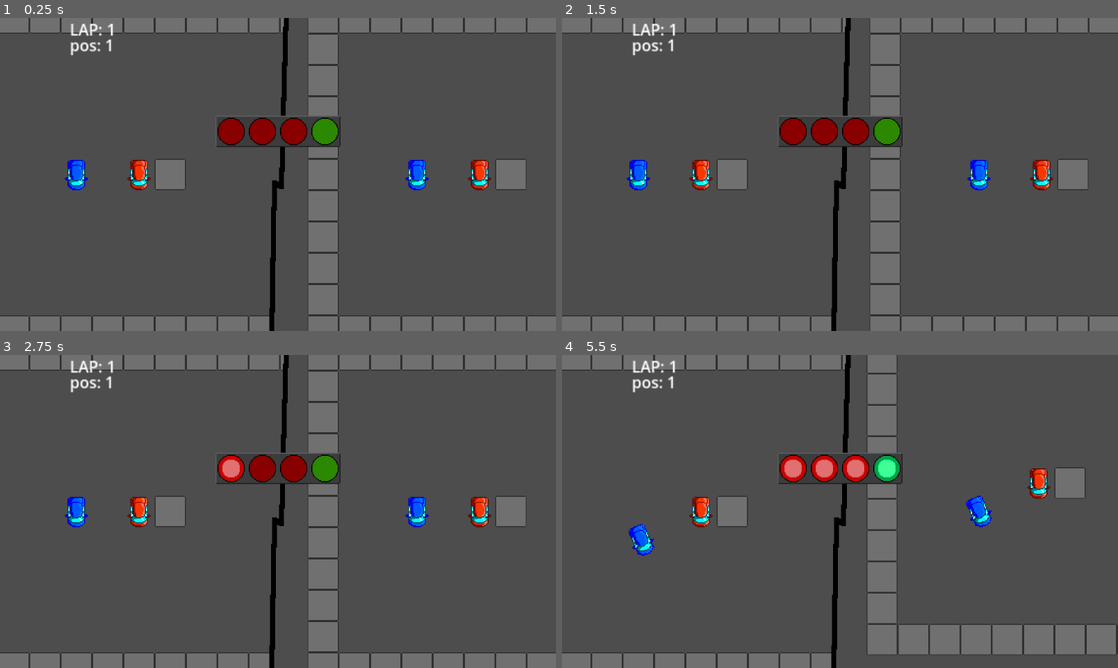
Above: before the commit, frames 1-4 (two rows, left to right).
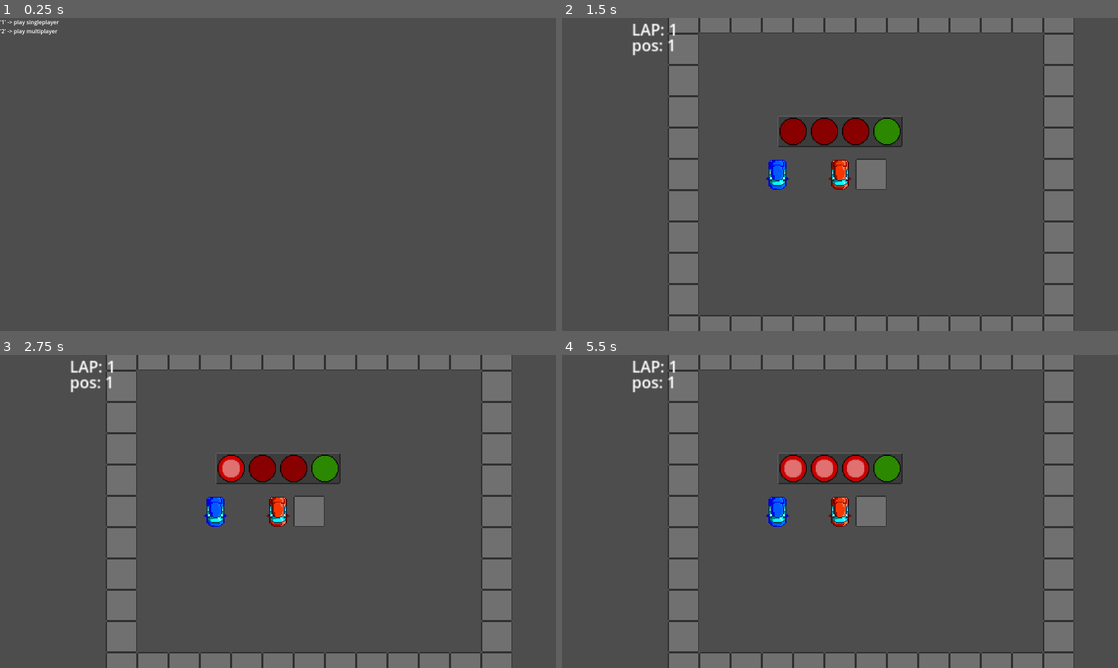
Above: after the commit, the same moments.

Repository: abam-iksde/piiws-sem2
Game: Godot game, scene res://scenes/scenes/temp_menu.tscn
Two runs of this game, one before a commit and one after it. Both use one fixed random seed, a clock stepped at 60 frames per second and the inputs below. Before the commit the project starts from res://scenes/scenes/test_scene.tscn.
Inputs:
- Up to frame 1 (0.25 s): no input
- Up to frame 2 (1.5 s): tap Enter at 0.5 s; hold 1 0.53-1.28 s; tap 2 at 0.8, 1.35 s; tap Space at 1.25 s
- Up to frame 3 (2.75 s): tap 1 at 1.55 s; tap Enter at 2 s; hold 1 from 2.03 s (still down); tap 2 at 2.3 s
- Up to frame 4 (5.5 s): release 1 at 2.78 s; tap 2 at 2.85, 3.8, 4.35, 5.3 s; tap 1 at 3.05, 4.55 s; tap Space at 3.5 s; hold 1 3.53-4.28 s; tap Enter at 5 s; hold 1 from 5.03 s (still down)

The runs differ from the first frame. In frame 1, 18% of the frame differs, in the area x 0-100%, y 0-100%; in frame 2, 21%; in frame 3, 21%; in frame 4, 26%.

Commit message:
🧐 Add single<->multi player setting (#32)

Diff:
--- a/project.godot
+++ b/project.godot
@@ -11,7 +11,7 @@
 [application]
 
 config/name="piiws-sem2"
-run/main_scene="res://scenes/scenes/test_scene.tscn"
+run/main_scene="res://scenes/scenes/temp_menu.tscn"
 config/features=PackedStringArray("4.0", "Forward Plus")
 config/icon="res://icon.svg"
 
@@ -23,6 +23,7 @@
 Race="*res://scripts/autoloads/race.gd"
 Prefabs="*res://scripts/autoloads/prefabs.gd"
 Sounds="*res://scenes/prefabs/autoload/sounds.tscn"
+RaceSettings="*res://scripts/autoloads/race_settings.gd"
 
 [display]
 
--- a/scenes/prefabs/visuals/world_viewport_container_singleplayer.tscn
+++ b/scenes/prefabs/visuals/world_viewport_container_singleplayer.tscn
@@ -13,15 +13,14 @@
 stretch = true
 script = ExtResource("1_nmnvt")
 
-[node name="world_viewport" type="SubViewport" parent="."]
+[node name="viewport" type="SubViewport" parent="."]
 handle_input_locally = false
 size = Vector2i(1600, 900)
 render_target_update_mode = 4
 
-[node name="camera" type="Camera3D" parent="world_viewport" node_paths=PackedStringArray("parent")]
+[node name="camera" type="Camera3D" parent="viewport"]
 transform = Transform3D(1, -6.97574e-16, -1.52459e-23, -1.5246e-23, -4.37114e-08, 1, -6.97574e-16, -1, -4.37114e-08, 1, 10, 1)
 projection = 1
 current = true
 size = 20.0
 script = ExtResource("2_vjbqw")
-parent = NodePath("../../../world/vehicle")
--- /dev/null
+++ b/scenes/scenes/temp_menu.tscn
@@ -0,0 +1,52 @@
+[gd_scene load_steps=2 format=3 uid="uid://chnrt6rgmqwnw"]
+
+[sub_resource type="GDScript" id="GDScript_whrbl"]
+script/source = "extends Control
+
+func start_singleplayer():
+  RaceSettings.race_settings = {}
+  get_tree().change_scene_to_file('res://scenes/scenes/test_scene.tscn')
+
+func start_multiplayer():
+  RaceSettings.race_settings = {
+    'players': [
+      {
+        texture = preload('res://textures/vehicles/car_red.png'),
+        viewport = ['splitscreen', preload('res://textures/splitscreen/player1.png'), Vector2(0.25, 0.0)],
+        input = ['human', 'p1'],
+        start_spot = 0,
+        is_main = true,
+      },
+      {
+        texture = preload('res://textures/vehicles/car_blue.png'),
+        viewport = ['splitscreen', preload('res://textures/splitscreen/player2.png'), Vector2(-0.25, 0.0)],
+        input = ['human', 'p2'],
+        start_spot = 1,
+        is_main = false,
+      },
+    ],
+  }
+  get_tree().change_scene_to_file('res://scenes/scenes/test_scene.tscn')
+
+func _physics_process(delta):
+  if Input.is_key_pressed(KEY_1):
+    start_singleplayer()
+  elif Input.is_key_pressed(KEY_2):
+    start_multiplayer()
+"
+
+[node name="menu_lol" type="Control"]
+layout_mode = 3
+anchors_preset = 15
+anchor_right = 1.0
+anchor_bottom = 1.0
+grow_horizontal = 2
+grow_vertical = 2
+script = SubResource("GDScript_whrbl")
+
+[node name="Label" type="Label" parent="."]
+layout_mode = 0
+offset_right = 40.0
+offset_bottom = 23.0
+text = "'1' -> play singleplayer
+'2' -> play multiplayer"
--- a/scenes/scenes/test_scene.tscn
+++ b/scenes/scenes/test_scene.tscn
@@ -1,15 +1,11 @@
-[gd_scene load_steps=29 format=3 uid="uid://dkv3ajkk1i5ff"]
-
-[ext_resource type="PackedScene" uid="uid://cxmeqa2nybtf5" path="res://scenes/prefabs/game/vehicle.tscn" id="1_u24ay"]
-[ext_resource type="Texture2D" uid="uid://cc8mw4oil318l" path="res://textures/vehicles/car_blue.png" id="2_2jq3v"]
+[gd_scene load_steps=25 format=3 uid="uid://dkv3ajkk1i5ff"]
+
 [ext_resource type="Script" path="res://scripts/game/checkpoints_setter.gd" id="2_goyw0"]
 [ext_resource type="Texture2D" uid="uid://bgy8mlrvddxqb" path="res://textures/wall.png" id="2_r52x6"]
 [ext_resource type="Script" path="res://scripts/game/checkpoint.gd" id="3_6dk8c"]
-[ext_resource type="PackedScene" uid="uid://c82h6qmuasmhk" path="res://scenes/prefabs/visuals/world_viewport_container_splitscreen.tscn" id="6_sbco4"]
-[ext_resource type="Texture2D" uid="uid://bh1lkov04g0xp" path="res://textures/splitscreen/player1.png" id="7_q3440"]
+[ext_resource type="Script" path="res://scripts/game/path_map.gd" id="3_7pyt8"]
 [ext_resource type="Script" path="res://scripts/ui/ui.gd" id="8_bjifc"]
 [ext_resource type="Script" path="res://scripts/ui/lap_label.gd" id="8_d8cbk"]
-[ext_resource type="Texture2D" uid="uid://bdfu4jp47bltb" path="res://textures/splitscreen/player2.png" id="8_s5j4q"]
 [ext_resource type="Script" path="res://scripts/ui/position_label.gd" id="9_6p8v7"]
 [ext_resource type="Script" path="res://scripts/ui/verdict_label.gd" id="10_q7ujv"]
 [ext_resource type="Texture2D" uid="uid://cv14eivv6xt08" path="res://textures/countdown/countdown_back.png" id="12_bjjjx"]
@@ -114,7 +110,7 @@
 [sub_resource type="BoxShape3D" id="BoxShape3D_dgob6"]
 size = Vector3(2, 2, 2)
 
-[node name="test_scene" type="Node3D"]
+[node name="track" type="Node3D"]
 
 [node name="world" type="Node3D" parent="."]
 
@@ -155,22 +151,12 @@
 transform = Transform3D(-4.37114e-08, 0, 1, 0, 1, 0, -1, 0, -4.37114e-08, 0, 0, 0)
 shape = SubResource("BoxShape3D_csmlp")
 
-[node name="vehicle" parent="world" instance=ExtResource("1_u24ay")]
-transform = Transform3D(1, 0, 0, 0, 1, 0, 0, 0, 1, 1, 2.08165e-12, 1)
-control_metadata = "p1"
-
-[node name="vehicle2" parent="world" instance=ExtResource("1_u24ay")]
-transform = Transform3D(1, 0, 0, 0, 1, 0, 0, 0, 1, -3, 2.08165e-12, 1)
-texture = ExtResource("2_2jq3v")
-control_type = "npc"
-control_metadata = "p1"
-
 [node name="path_map" type="GridMap" parent="world"]
-visible = false
 mesh_library = SubResource("MeshLibrary_cxem6")
 data = {
 "cells": PackedInt32Array(65535, 1, 3, 65535, 2, 0, 0, 2, 0, 0, 1, 3, 1, 1, 4, 1, 2, 0, 2, 2, 6, 2, 1, 0, 65535, 3, 0,  …(1108 unchanged characters)…
 }
+script = ExtResource("3_7pyt8")
 
 [node name="walls" type="Node3D" parent="world"]
 
@@ -758,6 +744,14 @@
 
 [node name="collision_shape" type="CollisionShape3D" parent="world/walls/wall47"]
 shape = SubResource("BoxShape3D_dgob6")
+
+[node name="start_spots" type="Node3D" parent="world"]
+
+[node name="spot1" type="Node3D" parent="world/start_spots"]
+transform = Transform3D(1, 0, 0, 0, 1, 0, 0, 0, 1, 1, 2.08165e-12, 1)
+
+[node name="spot2" type="Node3D" parent="world/start_spots"]
+transform = Transform3D(1, 0, 0, 0, 1, 0, 0, 0, 1, -3, 2.08165e-12, 1)
 
 [node name="background" type="ColorRect" parent="."]
 anchors_preset = 15
@@ -767,15 +761,13 @@
 grow_vertical = 2
 color = Color(0, 0, 0, 1)
 
-[node name="world_viewport_container_splitscreen" parent="." node_paths=PackedStringArray("camera_parent") instance=ExtResource("6_sbco4")]
-texture = ExtResource("7_q3440")
-camera_screen_offset = Vector2(0.25, 2.08165e-12)
-camera_parent = NodePath("../world/vehicle")
-
-[node name="world_viewport_container_splitscreen2" parent="." node_paths=PackedStringArray("camera_parent") instance=ExtResource("6_sbco4")]
-texture = ExtResource("8_s5j4q")
-camera_screen_offset = Vector2(-0.25, 2.08165e-12)
-camera_parent = NodePath("../world/vehicle2")
+[node name="player_viewports" type="Control" parent="."]
+layout_mode = 3
+anchors_preset = 15
+anchor_right = 1.0
+anchor_bottom = 1.0
+grow_horizontal = 2
+grow_vertical = 2
 
 [node name="ui" type="Control" parent="."]
 layout_mode = 3
@@ -793,7 +785,7 @@
 theme_override_font_sizes/font_size = 16
 text = "LAP: "
 script = ExtResource("8_d8cbk")
-vehicle = NodePath("../../world/vehicle")
+vehicle = NodePath("")
 
 [node name="position_label" type="Label" parent="ui" node_paths=PackedStringArray("vehicle")]
 layout_mode = 0
@@ -803,7 +795,7 @@
 theme_override_font_sizes/font_size = 16
 text = "pos: "
 script = ExtResource("9_6p8v7")
-vehicle = NodePath("../../world/vehicle")
+vehicle = NodePath("")
 
 [node name="verdict_label" type="Label" parent="ui" node_paths=PackedStringArray("vehicle")]
 layout_mode = 1
@@ -816,7 +808,7 @@
 horizontal_alignment = 1
 vertical_alignment = 1
 script = ExtResource("10_q7ujv")
-vehicle = NodePath("../../world/vehicle")
+vehicle = NodePath("")
 
 [node name="countdown" type="TextureProgressBar" parent="ui"]
 texture_filter = 1
--- a/scripts/autoloads/race.gd
+++ b/scripts/autoloads/race.gd
@@ -9,15 +9,43 @@
 var n_players_finished
 var race_started
 var countdown
+var initialized = false
 
-func init(_checkpoints, _laps):
+func init(_checkpoints):
   checkpoints = _checkpoints
-  laps = _laps
+  laps = RaceSettings.get_setting('laps')
+  spawn_players()
   final_positions = {}
   n_players_finished = 0
   race_started = false
   countdown = 5
+  initialized = true
   start_race()
+
+func spawn_players():
+  for player in RaceSettings.get_setting('players'):
+    var player_node = preload('res://scenes/prefabs/game/vehicle.tscn').instantiate()
+    player_node.texture = player.texture
+    var scene_root = get_node('/root/track')
+    player_node.control_type = player.input[0]
+    player_node.control_metadata = player.input[1]
+    scene_root.get_node('world').add_child(player_node)
+    player_node.global_position = scene_root.get_node('world/start_spots').get_child(player.start_spot).global_position
+    if player.viewport != null:
+      var viewport
+      if player.viewport[0] == 'singleplayer':
+        viewport = preload('res://scenes/prefabs/visuals/world_viewport_container_singleplayer.tscn').instantiate()
+        viewport.get_node('viewport/camera').parent = player_node
+      elif player.viewport[0] == 'splitscreen':
+        viewport = preload('res://scenes/prefabs/visuals/world_viewport_container_splitscreen.tscn').instantiate()
+        viewport.texture = player.viewport[1]
+        viewport.camera_parent = player_node
+        viewport.camera_screen_offset = player.viewport[2]
+      scene_root.get_node('player_viewports').add_child(viewport)
+    if player.is_main:
+      scene_root.get_node('ui/lap_label').vehicle = player_node
+      scene_root.get_node('ui/position_label').vehicle = player_node
+      scene_root.get_node('ui/verdict_label').vehicle = player_node
 
 func next_checkpoint(checkpoint, lap, change=1):
   var current_index = 0
--- /dev/null
+++ b/scripts/autoloads/race_settings.gd
@@ -0,0 +1,28 @@
+extends Node
+
+const race_default_settings = {
+  'players': [
+    {
+      texture = preload('res://textures/vehicles/car_red.png'),
+      viewport = ['singleplayer'],
+      input = ['human', 'p1'],
+      start_spot = 0,
+      is_main = true,
+    },
+    {
+      texture = preload('res://textures/vehicles/car_blue.png'),
+      viewport = null,
+      input = ['npc', ''],
+      start_spot = 1,
+      is_main = false,
+    },
+  ],
+  'laps': 4,
+}
+
+var race_settings = {}
+
+func get_setting(key):
+  if race_settings.has(key):
+    return race_settings[key]
+  return race_default_settings[key]
--- a/scripts/game/checkpoints_setter.gd
+++ b/scripts/game/checkpoints_setter.gd
@@ -1,4 +1,4 @@
 extends Node3D
 
 func _ready():
-  Race.init(get_children(), 3)
+  Race.init.call_deferred(get_children())
--- /dev/null
+++ b/scripts/game/path_map.gd
@@ -0,0 +1,4 @@
+extends GridMap
+
+func _ready():
+  visible = false
--- a/scripts/ui/countdown.gd
+++ b/scripts/ui/countdown.gd
@@ -1,6 +1,8 @@
 extends TextureProgressBar
 
 func _physics_process(delta):
+  if not Race.initialized:
+    return
   if Race.countdown <= 0:
     queue_free()
     return
--- a/scripts/ui/verdict_label.gd
+++ b/scripts/ui/verdict_label.gd
@@ -5,7 +5,7 @@
 var done = false
 
 func _physics_process(delta):
-  if done or not vehicle.race_done:
+  if done or vehicle == null or not vehicle.race_done:
     return
   done = true
   if Race.get_player_position(vehicle) == 1:
--- a/scripts/visuals/world_viewport_container.gd
+++ b/scripts/visuals/world_viewport_container.gd
@@ -2,7 +2,7 @@
 
 func on_screen_resize():
   var screen_size = get_viewport().size
-  var camera_size = $world_viewport.get_camera_3d().size
+  var camera_size = $viewport.get_camera_3d().size
   stretch_shrink = screen_size.y/(camera_size*16)
 
 func _ready():
